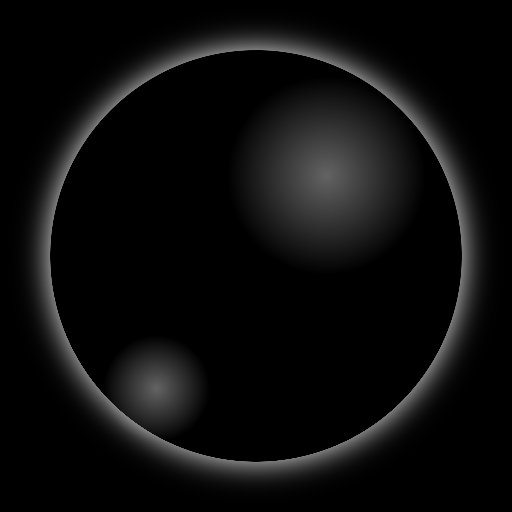
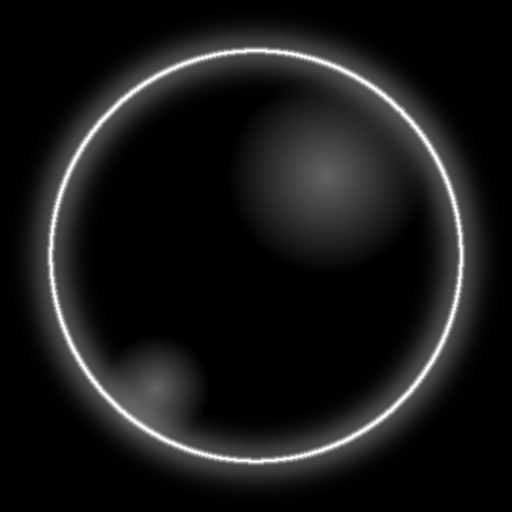
Comparing the layer stacks of the two 512 × 512 images. Changes:
added layer "Layer #5" in group "Layer Group" over 45, 45, 467, 467
added layer "Layer #6" (32%) in group "Layer Group" over 14, 13, 498, 498
hid "Pasted Layer" over 50, 50, 462, 462
hid "Layer" over 14, 13, 498, 498
